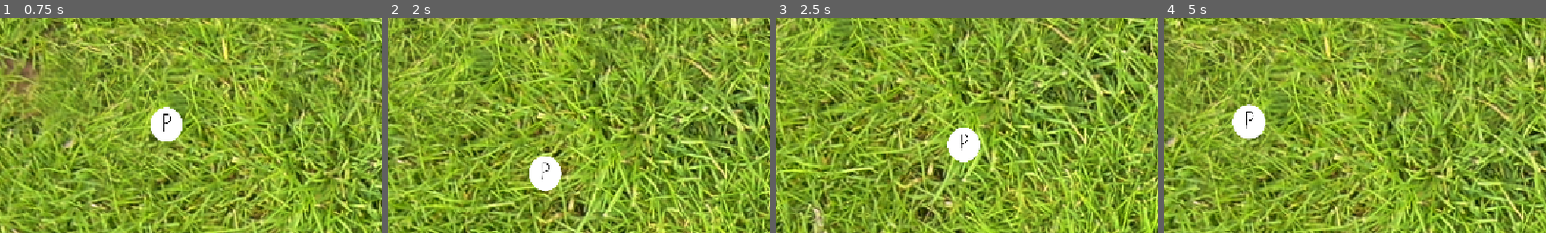
Above: before the commit, frames 1-4 (left to right).
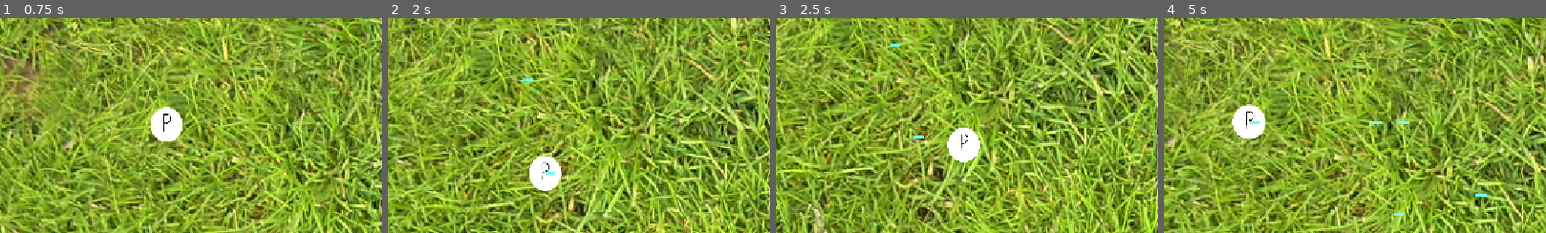
Above: after the commit, the same moments.

Repository: Josephisgr8/simple-survivors
Game: Godot game, scene res://Scenes/game.tscn
The game is run twice, just before and just after one commit, with the same random seed, the same clock (stepped at 60 frames per second) and the same inputs.
Inputs:
- Up to frame 1 (0.75 s): tap Enter at 0.5 s; hold D (Right) from 0.53 s (still down)
- Up to frame 2 (2 s): release D (Right) at 1.28 s; hold S (Down) from 1.28 s (still down)
- Up to frame 3 (2.5 s): release S (Down) at 2.03 s; hold D (Right) from 2.03 s (still down)
- Up to frame 4 (5 s): release D (Right) at 2.78 s; hold W (Up) 2.78-3.53 s; hold A (Left) from 3.53 s (still down)
The pictures show only the part of the screen within x 31-81%, y 29-79%; the shares and areas given below are measured in that part.

Frame 1 is identical in both runs. In frame 2, less than 0.1% of the frame differs, in the area x 35-44%, y 28-73%; in frame 3, less than 0.1%; in frame 4, 0.2%, in the area x 22-85%, y 48-92%.

Commit message:
Added missiles from character
missiles do not move in the right direction currently.

Diff:
--- a/Scenes/game.tscn
+++ b/Scenes/game.tscn
@@ -1,5 +1,6 @@
 [gd_scene format=4 uid="uid://b75hu7foqm148"]
 
+[ext_resource type="Script" uid="uid://f68nwvlve2ns" path="res://Scripts/game.gd" id="1_3dryh"]
 [ext_resource type="Texture2D" uid="uid://blg2ry4qt2pt8" path="res://Assets/Background/grass.png" id="1_ebmjs"]
 [ext_resource type="PackedScene" uid="uid://6kuajfiixot1" path="res://Scenes/player.tscn" id="2_qxrlw"]
 [ext_resource type="Script" uid="uid://dhsuvly4iy8nt" path="res://Scripts/enemy_manager.gd" id="3_3dryh"]
@@ -4107,6 +4108,7 @@
 sources/0 = SubResource("TileSetAtlasSource_qxrlw")
 
 [node name="Game" type="Node2D" unique_id=1948239684]
+script = ExtResource("1_3dryh")
 
 [node name="Background" type="TileMapLayer" parent="." unique_id=1302884946]
 z_index = -1
--- a/Scenes/missile.tscn
+++ b/Scenes/missile.tscn
@@ -1,19 +1,22 @@
 [gd_scene format=3 uid="uid://bh3a2sclamoua"]
 
 [ext_resource type="Texture2D" uid="uid://b7d04m363g0dh" path="res://Assets/Sprites/Missile.png" id="1_1g1yv"]
+[ext_resource type="Script" uid="uid://dhkevpj576aj8" path="res://Scripts/missile.gd" id="1_u28tq"]
 
 [sub_resource type="RectangleShape2D" id="RectangleShape2D_nhhn2"]
 size = Vector2(14, 63)
 
-[node name="Missile" type="Node" unique_id=168044728]
+[node name="Missile" type="Area2D" unique_id=679473517]
+z_index = 5
+rotation = 1.5707964
+scale = Vector2(0.25, 0.25)
+script = ExtResource("1_u28tq")
 
 [node name="Sprite" type="Sprite2D" parent="." unique_id=448532664]
 position = Vector2(-20, 14)
 scale = Vector2(0.4884779, 0.53809524)
 texture = ExtResource("1_1g1yv")
 
-[node name="Hitbox" type="Area2D" parent="." unique_id=864539055]
-
-[node name="Hitbox" type="CollisionShape2D" parent="Hitbox" unique_id=1891074985]
+[node name="Hitbox" type="CollisionShape2D" parent="." unique_id=1891074985]
 position = Vector2(0, -31.5)
 shape = SubResource("RectangleShape2D_nhhn2")
--- a/Scenes/player.tscn
+++ b/Scenes/player.tscn
@@ -2,6 +2,7 @@
 
 [ext_resource type="Script" uid="uid://cuu4ny68oqmyo" path="res://Scripts/player.gd" id="1_cvnsp"]
 [ext_resource type="Texture2D" uid="uid://dxxubuy33m53w" path="res://Assets/Sprites/Player.png" id="2_6t5aa"]
+[ext_resource type="Script" uid="uid://djkq355wi2n8i" path="res://Scripts/missile_manager.gd" id="3_6t5aa"]
 
 [sub_resource type="CapsuleShape2D" id="CapsuleShape2D_gn4dx"]
 radius = 49.0
@@ -22,4 +23,11 @@
 [node name="invincibilityTimer" type="Timer" parent="." unique_id=2064015038]
 one_shot = true
 
+[node name="Missile Manager" type="Node" parent="." unique_id=456275315]
+script = ExtResource("3_6t5aa")
+
+[node name="MissileAttackTimer" type="Timer" parent="Missile Manager" unique_id=681588047]
+autostart = true
+
 [connection signal="timeout" from="invincibilityTimer" to="." method="_on_invincibility_timer_timeout"]
+[connection signal="timeout" from="Missile Manager/MissileAttackTimer" to="Missile Manager" method="_on_missile_attack_timer_timeout"]
--- a/Scripts/enemy_manager.gd
+++ b/Scripts/enemy_manager.gd
@@ -18,7 +18,7 @@
 
 # Called every frame. 'delta' is the elapsed time since the previous frame.
 func _process(delta: float) -> void:
-	updateEnemyList()
+	_updateEnemyList()
 	#if we are not at max enemies and none are currently spawning
 	if (enemyList.size() < maxEnemies) && (enemySpawnTimer.is_stopped()):
 		var newEnemy = EnemyBlueprint.instantiate()
@@ -29,9 +29,28 @@
 		add_child(newEnemy)
 		enemySpawnTimer.start(enemyRespawnTimeSecs)
 
-	updateEnemyList()
-
 #for telling each enemy the player's position
-func updateEnemyList() -> void:
+func _updateEnemyList() -> void:
 	for i in range(0, enemyList.size()):
 		enemyList.get(i).updatePlayer(player)
+
+func findEnemyNearestPlayer(position, range):
+	#loop through enemies and find shortest distance that is also in given range
+	var closestEnemy
+	#for each enemy alive
+	for i in range(0, enemyList.size()):
+		var currEnemyDist = enemyList.get(i).global_position.distance_to(position)
+		#if they are within range
+		if  currEnemyDist <= range:
+			#set first enemy within range
+			if closestEnemy == null:
+				closestEnemy= enemyList.get(i)
+				print("assigned initial closest enemy")
+				print(i)
+			#else, check if they are closer, and if so assign them as closest
+			elif currEnemyDist < closestEnemy.global_position.distance_to(position):
+				closestEnemy = enemyList.get(i)
+	if (closestEnemy != null):
+		return closestEnemy.global_position
+	else:
+		return null
--- /dev/null
+++ b/Scripts/game.gd
@@ -0,0 +1,29 @@
+extends Node2D
+
+
+
+
+@onready var player: CharacterBody2D = %Player
+@onready var enemyManager: Node = %"Enemy Manager"
+
+# Called when the node enters the scene tree for the first time.
+func _ready() -> void:
+	player.ReadyForTarget.connect(_findEnemyClosestToPlayer)
+	#Engine.time_scale = 0.25
+
+
+# Called every frame. 'delta' is the elapsed time since the previous frame.
+func _process(delta: float) -> void:
+	pass
+
+
+func _findEnemyClosestToPlayer(range):
+	#find loc of enemy nearest the player
+	print("finding enemy nearest player")
+	var closestEnemy = enemyManager.findEnemyNearestPlayer(player.global_position, range)
+	if closestEnemy == null:
+		print("couldnt find")
+		player.fireMissile(player.global_position.x, player.global_position.y)
+	else:
+		player.fireMissile(closestEnemy.x, closestEnemy.y)
+		print("found enemy")
--- /dev/null
+++ b/Scripts/missile.gd
@@ -0,0 +1,13 @@
+extends Area2D
+
+var distTraveled
+var flightDirection: Vector2
+
+# Called when the node enters the scene tree for the first time.
+func _ready() -> void:
+	pass # Replace with function body.
+
+
+# Called every frame. 'delta' is the elapsed time since the previous frame.
+func _process(delta: float) -> void:
+	pass
--- /dev/null
+++ b/Scripts/missile_manager.gd
@@ -0,0 +1,69 @@
+extends Node
+
+#signals for parent
+signal MissileReadyToFire(range)
+
+#members to handle missiles
+var missileList: Array[Area2D]
+const MissileBlueprint: PackedScene = preload("res://Scenes/missile.tscn")
+
+#missile base stats
+var projectileSpeed = 25
+var castSpeed = 1
+var damage = 1
+var range = 500
+
+
+#missile multipliers
+var projectileSpeedMult
+var castSpeedMult
+var damageMult
+var rangeMult
+var sizeMult
+
+
+@onready var attackTimer: Timer = $MissileAttackTimer
+
+#update Variables
+func updateVariables(projSpdMult, cstSpdMult, dmgMult, rngMult, szMult) -> void:
+	projectileSpeedMult = projSpdMult
+	castSpeedMult = cstSpdMult
+	damageMult = dmgMult
+	rangeMult = rngMult
+	sizeMult = szMult
+	attackTimer.wait_time = castSpeed * castSpeedMult
+	pass
+# Called when the node enters the scene tree for the first time.
+func _ready() -> void:
+	pass # Replace with function body.
+
+
+# Called every frame. 'delta' is the elapsed time since the previous frame.
+func _process(delta: float) -> void:
+	_updateMissileLocation(projectileSpeed, projectileSpeedMult, delta)
+	pass
+
+
+func createMissile(xFromLoc, yFromLoc, xToLoc, yToLoc) -> void:
+	var newMissile = MissileBlueprint.instantiate()
+
+	#set rotation based off player's position and target's position
+	newMissile.global_position = Vector2(xFromLoc, yFromLoc)
+	newMissile.look_at(Vector2(xToLoc,yToLoc))
+	newMissile.global_scale = newMissile.global_scale * sizeMult
+	#newMissile.flightDirection = (Vector2(xToLoc,yToLoc) - newMissile.global_position).normalized()
+	#newMissile.flightDirection = Vector2(1, 0)
+
+	missileList.append(newMissile)
+	add_child(newMissile)
+
+
+func _on_missile_attack_timer_timeout() -> void:
+	MissileReadyToFire.emit(range * rangeMult)
+
+
+func _updateMissileLocation(prjSpd, prjSpdMlt, delta):
+	for i in range(missileList.size()):
+		#var forwardDir = missileList.get(i).global_transform.x
+		var direction = Vector2.from_angle(missileList.get(i).global_rotation + deg_to_rad(-90))
+		missileList.get(i).global_position += direction * (prjSpd + prjSpdMlt) * delta
--- a/Scripts/player.gd
+++ b/Scripts/player.gd
@@ -1,16 +1,35 @@
 extends CharacterBody2D
 
+#signals
+signal ReadyForTarget(range)
 
+
+#character stats
 var speed = 200.0
 var speedMultiplier = 1
-var invincibilityDurationSecs = 1
 var maxHP = 10
 var currHP = maxHP
+var invincibilityDurationSecs = 1
+
+#attack stat multipliers
+var damageMult = 1
+var rangeMult = 1
+var castSpeedMult = 1
+var sizeMult = 1
+var projectileSpeedMult = 1
+
+
+#player flags
 var isInvincible = false
 
+
+
 @onready var invTimer: Timer = $invincibilityTimer
+@onready var missile_manager: Node = $"Missile Manager"
 
-#func _init() -> void:
+func _ready() -> void:
+	_updateMissileManager()
+	missile_manager.MissileReadyToFire.connect(_onMissileReadyToFire)
 
 func _physics_process(delta: float) -> void:
 
@@ -32,6 +51,10 @@
 
 	move_and_slide()
 
+#for processing non-physics logic
+func _process(delta: float) -> void:
+	_updateMissileManager()
+
 func was_hit(hitBy: Node, dmg: int) -> void:
 	if (!isInvincible):
 		currHP -= dmg
@@ -43,3 +66,18 @@
 
 func _on_invincibility_timer_timeout() -> void:
 	isInvincible = false
+
+#missile methods
+func _updateMissileManager() -> void:
+	missile_manager.updateVariables(projectileSpeedMult, castSpeedMult, damageMult, rangeMult, sizeMult)
+
+func _onMissileReadyToFire(range):
+	#scan the area in range, select an enemy, and fire at them
+	ReadyForTarget.emit(range)
+
+
+func fireMissile(xLoc, yLoc):
+	missile_manager.createMissile(global_position.x, global_position.y, xLoc, yLoc)
+
+func findClosestEnemy(range):
+	pass
Not shown, added: Scripts/game.gd.uid
Not shown, added: Scripts/missile.gd.uid
Not shown, added: Scripts/missile_manager.gd.uid
Not shown, added: Scenes/missile.tscn13748512081.tmp
